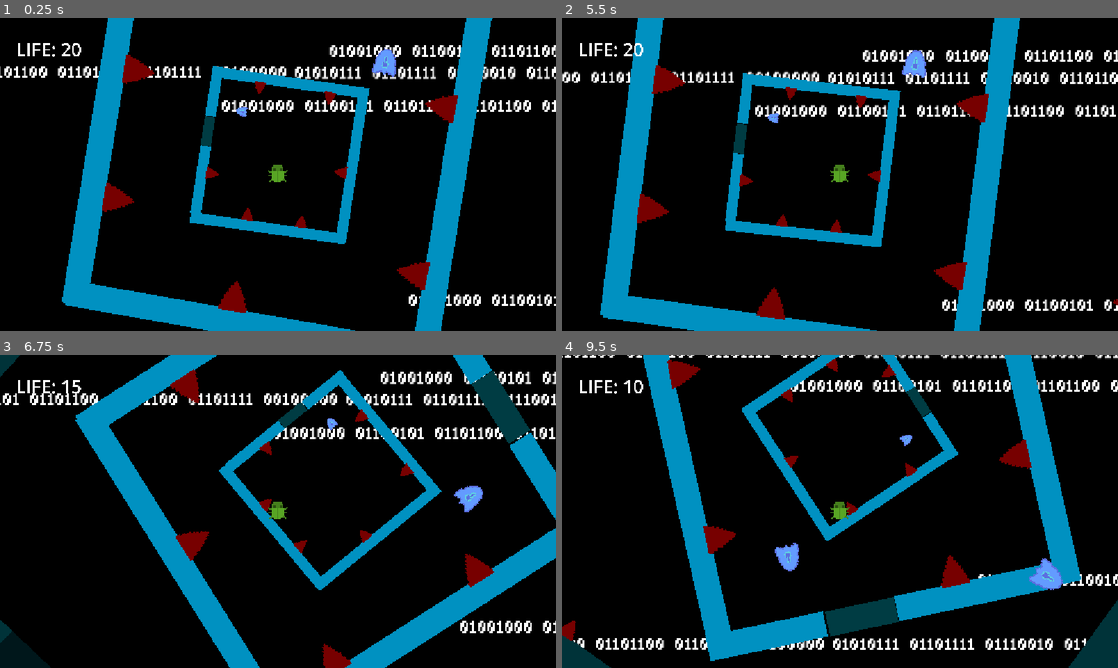
Above: before the commit, frames 1-4 (two rows, left to right).
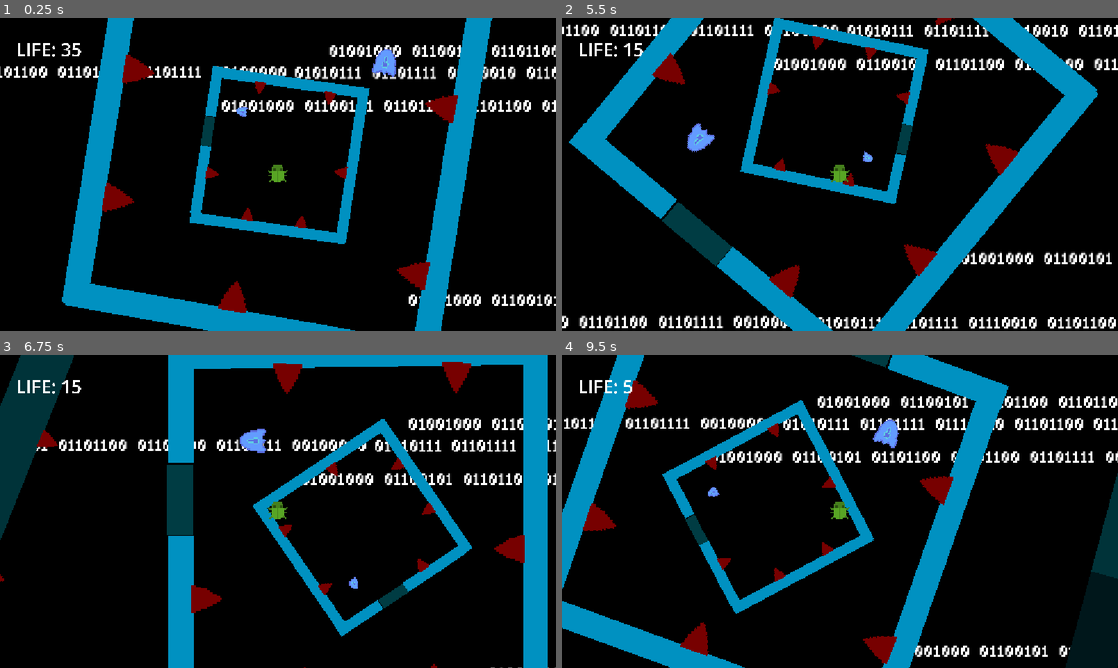
Above: after the commit, the same moments.

Repository: Noob-97/very-serious-game-jam
Game: Godot game, scene res://test3.tscn
The game is run twice, just before and just after one commit, with the same random seed, the same clock (stepped at 60 frames per second) and the same inputs.
Inputs:
- Up to frame 1 (0.25 s): no input
- Up to frame 2 (5.5 s): hold D (RightKey) 0.53-2.03 s; tap Space (JumpKey) at 0.77, 1.52, 3.02, 3.77, 4.52 s; hold A (LeftKey) 2.03-2.78 s; hold D (RightKey) 2.78-4.28 s; hold A (LeftKey) 4.28-5.03 s; hold D (RightKey) from 5.03 s (still down)
- Up to frame 3 (6.75 s): release D (RightKey) at 5.78 s; hold A (LeftKey) from 5.78 s (still down); tap Space (JumpKey) at 6.02 s
- Up to frame 4 (9.5 s): tap Space (JumpKey) at 6.77, 7.52, 9.02 s; release A (LeftKey) at 7.28 s; hold D (RightKey) from 7.28 s (still down)

The runs differ from the first frame. In frame 1, less than 0.1% of the frame differs, in the area x 11-15%, y 8-13%; in frame 2, 35%; in frame 3, 35%; in frame 4, 40%, in the area x 0-100%, y 0-100%.

Commit message:
Fourth Spinning Block.

Diff:
--- /dev/null
+++ b/Wheel4.tscn
@@ -0,0 +1,141 @@
+[gd_scene format=3 uid="uid://b35yxmhicpxuj"]
+
+[ext_resource type="Script" uid="uid://dkcaw51o8hmlr" path="res://SPIN.gd" id="1_s5iu6"]
+[ext_resource type="Texture2D" uid="uid://ccyhf0kjs8tqb" path="res://Sprites/square.png" id="2_nn5sd"]
+[ext_resource type="PackedScene" uid="uid://csvwbgfsg7kfd" path="res://kill.tscn" id="3_ckeif"]
+[ext_resource type="PackedScene" uid="uid://7pr7mf0enhyj" path="res://shield.tscn" id="4_0am4y"]
+
+[sub_resource type="RectangleShape2D" id="RectangleShape2D_g4v7s"]
+size = Vector2(321, 20.758955)
+
+[node name="wheelofdeath" type="Node2D" unique_id=1636137289]
+script = ExtResource("1_s5iu6")
+
+[node name="StaticBody2D" type="StaticBody2D" parent="." unique_id=1285641590]
+position = Vector2(-107, 0)
+scale = Vector2(0.3200003, 1)
+
+[node name="Sprite2D" type="Sprite2D" parent="StaticBody2D" unique_id=4086171]
+modulate = Color(0, 0.21742246, 0.24136797, 1)
+position = Vector2(-7.6293945e-06, 156)
+scale = Vector2(2.5312498, 0.17187491)
+texture = ExtResource("2_nn5sd")
+
+[node name="CollisionShape2D" type="CollisionShape2D" parent="StaticBody2D" unique_id=286673992]
+position = Vector2(2, 155)
+shape = SubResource("RectangleShape2D_g4v7s")
+
+[node name="StaticBody2D2" type="StaticBody2D" parent="." unique_id=871333347]
+position = Vector2(0, -306)
+
+[node name="Sprite2D" type="Sprite2D" parent="StaticBody2D2" unique_id=748220252]
+modulate = Color(0, 0.21742246, 0.24136797, 1)
+position = Vector2(-7.6293945e-06, 156)
+scale = Vector2(2.5312498, 0.17187491)
+texture = ExtResource("2_nn5sd")
+
+[node name="CollisionShape2D" type="CollisionShape2D" parent="StaticBody2D2" unique_id=608199213]
+position = Vector2(2, 157)
+shape = SubResource("RectangleShape2D_g4v7s")
+
+[node name="StaticBody2D3" type="StaticBody2D" parent="." unique_id=1239710508]
+position = Vector2(0, 5.0000153)
+rotation = -1.5827397
+
+[node name="Sprite2D" type="Sprite2D" parent="StaticBody2D3" unique_id=1581337247]
+modulate = Color(0, 0.21742246, 0.24136797, 1)
+position = Vector2(-7.6293945e-06, 156)
+scale = Vector2(2.5312498, 0.17187491)
+texture = ExtResource("2_nn5sd")
+
+[node name="CollisionShape2D" type="CollisionShape2D" parent="StaticBody2D3" unique_id=1412749783]
+position = Vector2(2, 155)
+shape = SubResource("RectangleShape2D_g4v7s")
+
+[node name="StaticBody2D4" type="StaticBody2D" parent="." unique_id=1190086902]
+position = Vector2(-305.00003, 5.0000153)
+rotation = -1.5827397
+
+[node name="Sprite2D" type="Sprite2D" parent="StaticBody2D4" unique_id=1083239956]
+modulate = Color(0, 0.21742246, 0.24136797, 1)
+position = Vector2(-7.6293945e-06, 156)
+scale = Vector2(2.5312498, 0.17187491)
+texture = ExtResource("2_nn5sd")
+
+[node name="CollisionShape2D" type="CollisionShape2D" parent="StaticBody2D4" unique_id=1179446544]
+position = Vector2(2.136606, 156.03667)
+scale = Vector2(1.0000002, 1.0000002)
+shape = SubResource("RectangleShape2D_g4v7s")
+
+[node name="StaticBody2D5" type="StaticBody2D" parent="." unique_id=103473758]
+position = Vector2(79, 0)
+scale = Vector2(0.4400003, 1)
+
+[node name="Sprite2D" type="Sprite2D" parent="StaticBody2D5" unique_id=1357065064]
+modulate = Color(0, 0.21742246, 0.24136797, 1)
+position = Vector2(-7.6293945e-06, 156)
+scale = Vector2(2.5312498, 0.17187491)
+texture = ExtResource("2_nn5sd")
+
+[node name="CollisionShape2D" type="CollisionShape2D" parent="StaticBody2D5" unique_id=1566331023]
+position = Vector2(2, 155.37947)
+shape = SubResource("RectangleShape2D_g4v7s")
+
+[node name="kill" parent="." unique_id=1858201397 groups=["kill"] instance=ExtResource("3_ckeif")]
+position = Vector2(144.00002, 49)
+rotation = -1.5874223
+scale = Vector2(0.08, 0.084)
+
+[node name="kill2" parent="." unique_id=458522302 groups=["kill"] instance=ExtResource("3_ckeif")]
+position = Vector2(143, -18)
+rotation = -1.5627935
+scale = Vector2(0.08, 0.084)
+
+[node name="kill3" parent="." unique_id=1992858690 groups=["kill"] instance=ExtResource("3_ckeif")]
+position = Vector2(142, -82)
+rotation = -1.5845585
+scale = Vector2(0.08, 0.084)
+
+[node name="kill4" parent="." unique_id=221524444 groups=["kill"] instance=ExtResource("3_ckeif")]
+position = Vector2(52.000004, -137)
+rotation = 3.130746
+scale = Vector2(0.08, 0.084)
+
+[node name="kill5" parent="." unique_id=883905724 groups=["kill"] instance=ExtResource("3_ckeif")]
+position = Vector2(-62.000008, -137)
+rotation = 3.1388042
+scale = Vector2(0.08, 0.084)
+
+[node name="kill7" parent="." unique_id=1916654999 groups=["kill"] instance=ExtResource("3_ckeif")]
+position = Vector2(-137, -28)
+rotation = 1.5910999
+scale = Vector2(0.08, 0.084)
+
+[node name="kill8" parent="." unique_id=1253772381 groups=["kill"] instance=ExtResource("3_ckeif")]
+position = Vector2(-136, 28.999996)
+rotation = 1.5508469
+scale = Vector2(0.08, 0.084)
+
+[node name="kill9" parent="." unique_id=1101990620 groups=["kill"] instance=ExtResource("3_ckeif")]
+position = Vector2(112, 143)
+scale = Vector2(0.08, 0.084)
+
+[node name="OPENER" type="StaticBody2D" parent="." unique_id=1792052518]
+position = Vector2(-24, 0)
+scale = Vector2(0.20000197, 1)
+
+[node name="Sprite2D" type="Sprite2D" parent="OPENER" unique_id=2064422404]
+modulate = Color(1.504086e-08, 0.09962485, 0.11530576, 1)
+position = Vector2(-7.6293945e-06, 156)
+scale = Vector2(2.5312498, 0.17187491)
+texture = ExtResource("2_nn5sd")
+
+[node name="CollisionShape2D" type="CollisionShape2D" parent="OPENER" unique_id=296121537]
+position = Vector2(2, 155.75896)
+shape = SubResource("RectangleShape2D_g4v7s")
+
+[node name="shield" parent="." unique_id=760688946 node_paths=PackedStringArray("OPENER") groups=["shield"] instance=ExtResource("4_0am4y")]
+position = Vector2(5.0291433e-08, -125)
+rotation = 3.1258805
+scale = Vector2(0.414, 0.414)
+OPENER = NodePath("../OPENER")
--- a/player.gd
+++ b/player.gd
@@ -3,7 +3,7 @@
 const SPEED = 300.0
 const JUMP_VELOCITY = -500.0
 @export var text: Label
-var life = 20
+var life = 35
 var shieldbroken = false
 
 var invincible_timer: float = 0.0
--- a/test3.tscn
+++ b/test3.tscn
@@ -1,6 +1,7 @@
 [gd_scene format=3 uid="uid://bx40csv71pguv"]
 
 [ext_resource type="PackedScene" uid="uid://cofgqrrnshw5y" path="res://player.tscn" id="2_3du0l"]
+[ext_resource type="PackedScene" uid="uid://b35yxmhicpxuj" path="res://Wheel4.tscn" id="3_qj7nf"]
 [ext_resource type="PackedScene" uid="uid://dhwn0tdsp18wy" path="res://Wheel3.tscn" id="3_svvfb"]
 [ext_resource type="PackedScene" uid="uid://cato3i0g8w10g" path="res://Background.tscn" id="4_8hojv"]
 [ext_resource type="PackedScene" uid="uid://c3j4lpq1cm8qt" path="res://node_2d.tscn" id="5_bqkbb"]
@@ -26,6 +27,13 @@
 rotation_speed = 30.0
 spin_direction = -1
 
+[node name="wheelofdeath4" parent="." unique_id=1454160587 instance=ExtResource("3_qj7nf")]
+position = Vector2(1877, 832.99994)
+rotation = 4.712389
+scale = Vector2(8.8, 8.8)
+rotation_speed = 21.0
+spin_direction = -1
+
 [node name="Node2D" parent="." unique_id=1415329539 node_paths=PackedStringArray("text") instance=ExtResource("2_3du0l")]
 position = Vector2(1876, 831.99994)
 scale = Vector2(0.2, 0.2)
